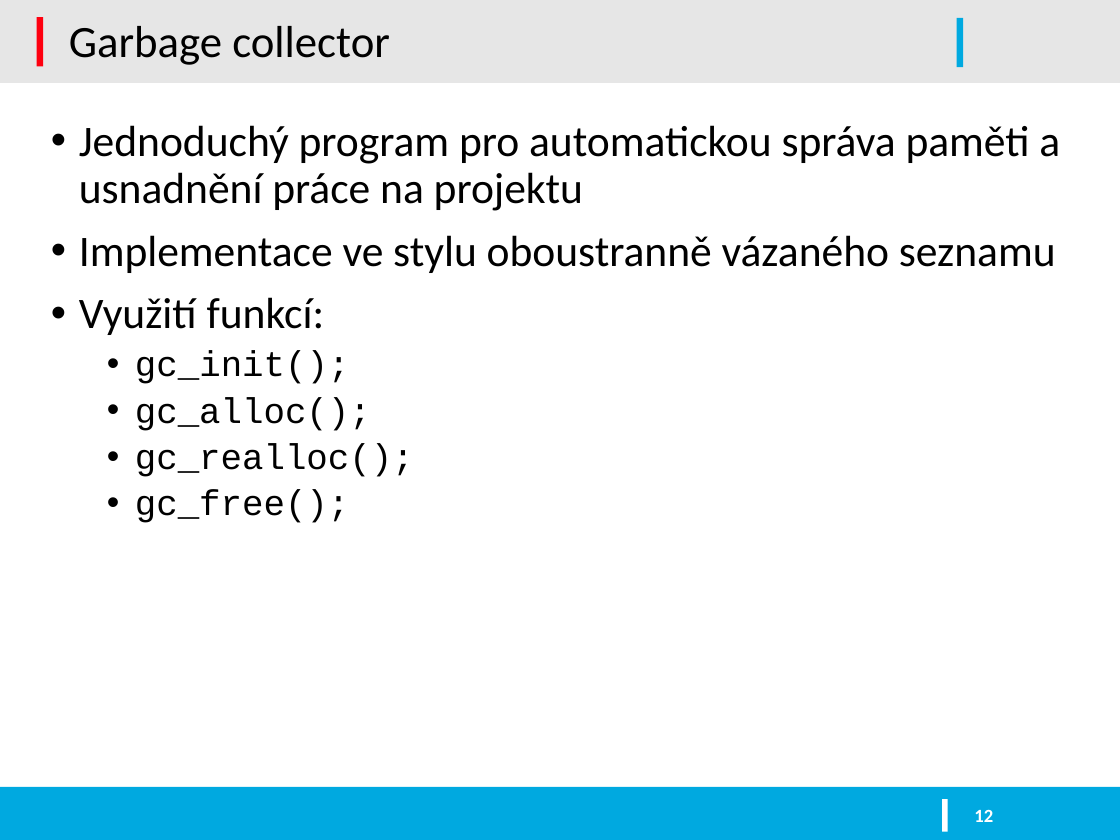
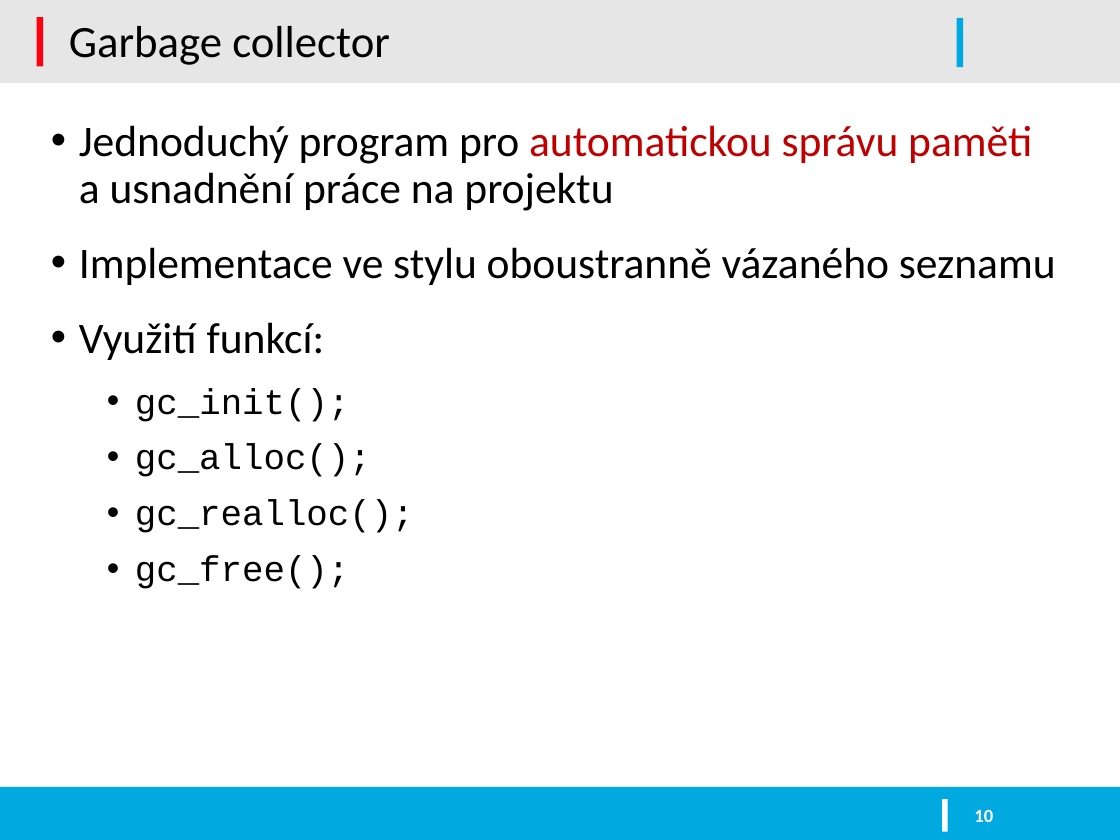
Before and after one commit to kysel/IFJ16, a slide deck: slide 10 of docs/prezentace.pptx (slide 12 before the commit). Drawn at 1120x840 pixels with LibreOffice and Linux fonts; fonts in the diff are those of the drawing; background and template pictures are left out. Boxes give left, top, right and bottom in pixels: in the first picture for what was removed or moved away, otherwise in the second. Text is boxed around its words. In the diff, an @@ line names an element or a change of style, - is before the commit and + after.

```diff
--- a/docs/prezentace.pptx
+++ b/docs/prezentace.pptx
@@ text at (x1=79, y1=125, x2=1032, y2=211): text changed @@
-• Jednoduchý program pro automatickou správa paměti a usnadnění práce na projektu
+• Jednoduchý program pro automatickou správu paměti
+  a usnadnění práce na projektu
@@ text at (x1=79, y1=247, x2=1056, y2=589): more space between paragraphs @@
@@ page number at (x1=974, y1=809, x2=993, y2=822): text changed @@
-12
+10
```
Also in this commit, not shown: 10 other slides changed, 1 slide added, 2 slides removed, 1 other file.
